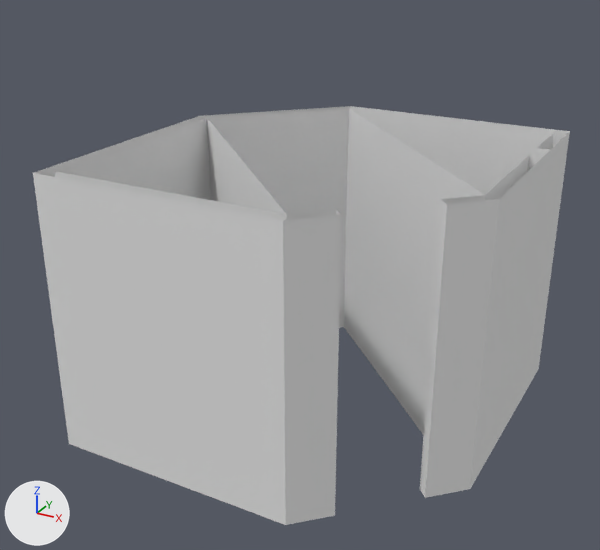
Two versions of the Blender file Assets/Models/keep.blend, one commit apart.
Before and after are seen from a camera (50 mm lens) standing at (7.49, -14.65, 10.45) and looking at (-0.3, -0.48, 3.37). The axes (+X, +Y, +Z) are drawn at lower left. The lights are the same throughout.

Script lines for the objects in view, before the commit:
```python
me_cube = bpy.data.meshes.new('Cube')
me_cube.from_pydata(...)  # 40 vertices, 23 faces, 12 loose edges; spans x -4.0..4.0, y -4.0..4.0, z 0.0..6.0
me_cube.materials.append(mat_material)  # white #e7e7e7
ob_cube = bpy.data.objects.new('Cube', me_cube)
ob_cube.location = (0.0, 0.0, 0.0)
```
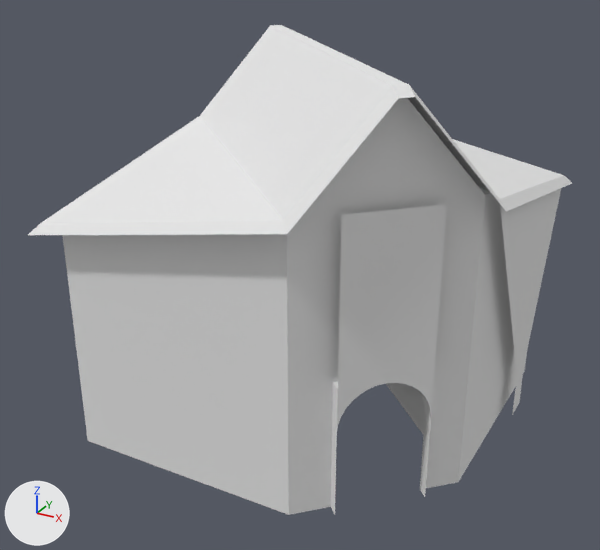
Pixel boxes [x1, y1, x2, y2] of what changed, in the pictures (600 x 550 px):
'Cube', reshaped (17% taller)
    before: [33, 106, 570, 525]
    after: [28, 25, 572, 515]

Patch to the scene script:
```diff
--- a/Assets/Models/keep.blend.py
+++ b/Assets/Models/keep.blend.py
@@ me_cube @@
 # used by ob_cube; location = (0.0, 0.0, 0.0)
-me_cube.from_pydata(...)  # 40 vertices, 23 faces, 12 loose edges; spans x -4.0..4.0, y -4.0..4.0, z 0.0..6.0
+me_cube.from_pydata(...)  # 110 vertices, 111 faces, 66 loose edges; spans x -4.18..4.18, y -4.18..4.18, z 0.0..8.0
+# me_cube part 1
+# 7 vertices are removed from x -4.0..4.0, y -4.0..4.0, z 6.0
+# 22 faces are deleted
+# 2 loose edges are deleted
+# 1 vertex moves from x -3.72, y -3.72, z 6.0 to x -3.72, y -3.72, z 5.0
+# 59 vertices are added at x -4.18..4.18, y -4.18..4.18, z 1.0..8.0
+# 5 new vertices lie (-0.18, 0.18, 0.0) away from vertices in x -4.0..2.94, y -2.94..4.0, z 5.86..7.86
+# 13 new vertices lie (0.19, -0.19, 0.0) away from vertices in x 1.84..3.12, y -3.12..-1.84, z 1.99..2.73
+# 56 loose edges are added
+# 110 new faces join them
 me_cube.materials.append(mat_material)
```
